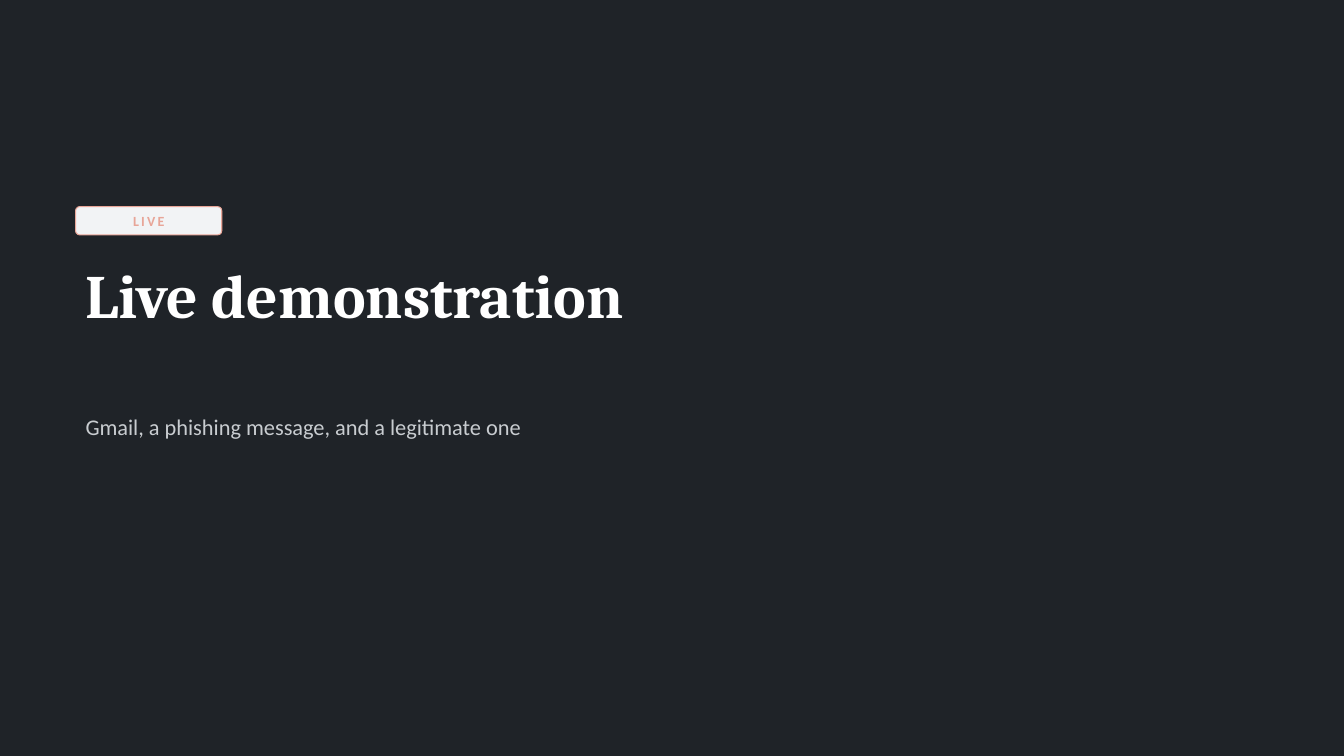
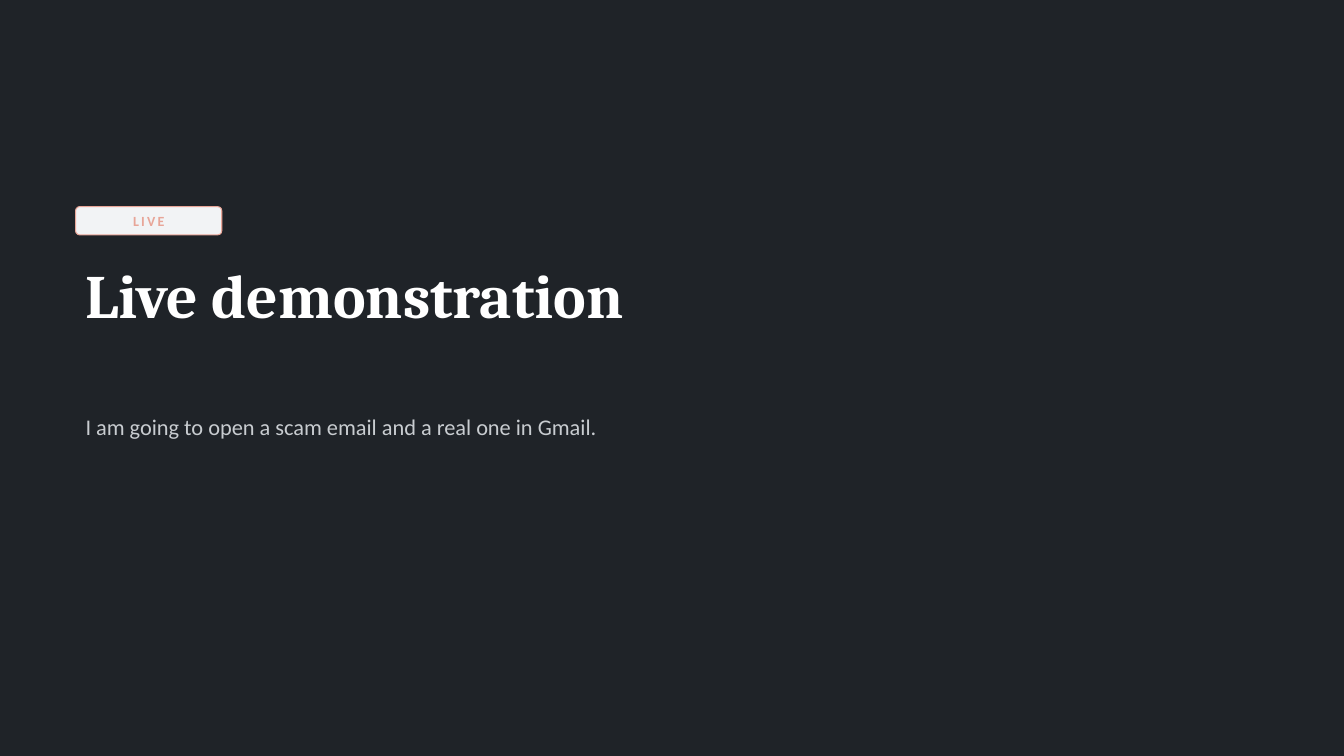
Before and after one commit to connorschell/PhishLens, a slide deck: slide 5 of 06_Deliverables/IM2_Presentation.pptx. Drawn at 1344x756 pixels with LibreOffice and Linux fonts; fonts in the diff are those of the drawing. Boxes give left, top, right and bottom in pixels: in the first picture for what was removed or moved away, otherwise in the second. Text is boxed around its words. In the diff, an @@ line names an element or a change of style, - is before the commit and + after.

```diff
--- a/06_Deliverables/IM2_Presentation.pptx
+++ b/06_Deliverables/IM2_Presentation.pptx
@@ text at [86,419,597,439]: text changed @@
-Gmail, a phishing message, and a legitimate one
+I am going to open a scam email and a real one in Gmail.
```
Also in this commit, not shown: 8 other slides changed, 7 other files.
